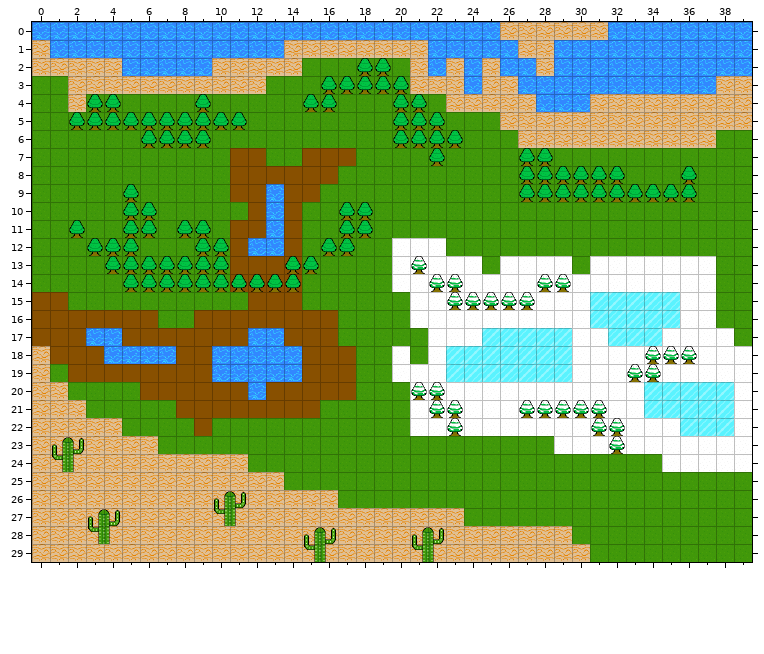
Tiled map -- Tiled/background.tmx. That is the earlier state.
Cells are 32x32 px. Shown: x 0..39, y 0..29.
The same view after the edit:
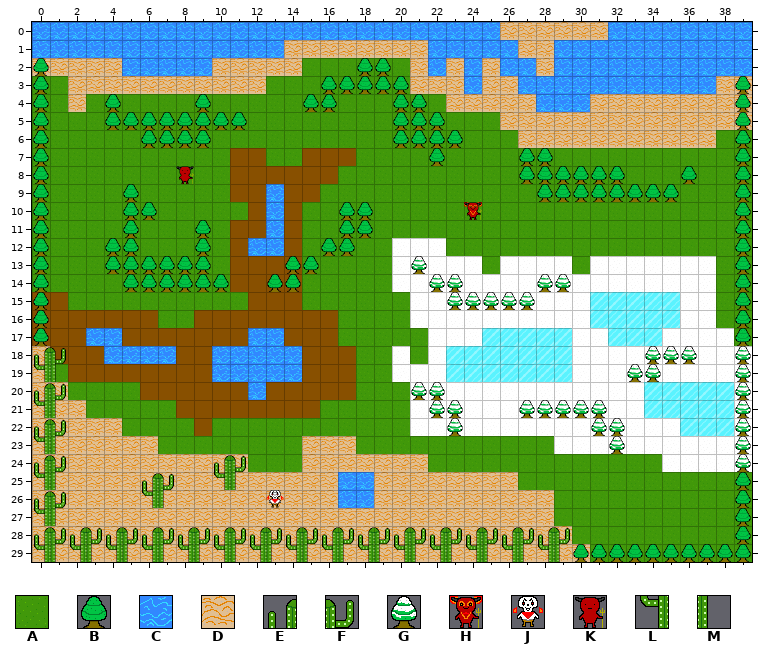
Key: from "Spritesheetv2": A 0, B 1, C 5, D 6, E 13, F 14, G 34, H 36 "demonking", J 37 "skeleton", K 38 "demon", L 45, M 46.
_ is an empty cell.
Tiles of an added or newly shown layer are drawn over the layers below it.
From old to new:
{"where": "layer \"background\""}
{"y":23,"x":15,"old":"AAA","new":"DDD"}
{"y":24,"x":15,"old":"AAAAAAA","new":"DDDDDDD"}
{"y":25,"x":14,"old":"AAAAAAAAAAAAA","new":"DDDCCDDDDDDDD"}
{"y":26,"x":17,"old":"AAAAAAAAAAAA","new":"CCDDDDDDDDDD"}
{"y":27,"x":24,"old":"AAAAA","new":"DDDDD"}
{"where": "layer \"terrain\""}
{"y":1,"x":0,"old":"_","new":"C"}
{"y":2,"x":0,"old":"_","new":"B"}
{"y":3,"x":0,"old":"_","new":"B"}
{"y":3,"x":39,"old":"_","new":"B"}
{"y":4,"x":0,"old":"_","new":"B"}
{"y":4,"x":3,"old":"B","new":"_"}
{"y":4,"x":39,"old":"_","new":"B"}
{"y":5,"x":0,"old":"_","new":"B"}
{"y":5,"x":2,"old":"BB","new":"__"}
{"y":5,"x":39,"old":"_","new":"B"}
{"y":6,"x":0,"old":"_","new":"B"}
{"y":6,"x":39,"old":"_","new":"B"}
{"y":7,"x":0,"old":"_","new":"B"}
{"y":7,"x":39,"old":"_","new":"B"}
{"y":8,"x":0,"old":"_","new":"B"}
{"y":8,"x":39,"old":"_","new":"B"}
{"y":9,"x":0,"old":"_","new":"B"}
{"y":9,"x":27,"old":"B","new":"_"}
{"y":9,"x":36,"old":"B","new":"_"}
{"y":9,"x":39,"old":"_","new":"B"}
{"y":10,"x":0,"old":"_","new":"B"}
{"y":10,"x":39,"old":"_","new":"B"}
{"y":11,"x":0,"old":"_","new":"B"}
{"y":11,"x":2,"old":"B","new":"_"}
{"y":11,"x":6,"old":"B","new":"_"}
{"y":11,"x":8,"old":"B","new":"_"}
{"y":11,"x":39,"old":"_","new":"B"}
{"y":12,"x":0,"old":"_","new":"B"}
{"y":12,"x":3,"old":"B","new":"_"}
{"y":12,"x":10,"old":"B","new":"_"}
{"y":12,"x":39,"old":"_","new":"B"}
{"y":13,"x":0,"old":"_","new":"B"}
{"y":13,"x":10,"old":"B","new":"_"}
{"y":13,"x":39,"old":"_","new":"B"}
{"y":14,"x":0,"old":"_","new":"B"}
{"y":14,"x":11,"old":"BB","new":"__"}
{"y":14,"x":39,"old":"_","new":"B"}
{"y":15,"x":0,"old":"_","new":"B"}
{"y":15,"x":39,"old":"_","new":"B"}
{"y":16,"x":0,"old":"_","new":"B"}
{"y":16,"x":39,"old":"_","new":"B"}
{"y":17,"x":0,"old":"_","new":"B"}
{"y":17,"x":39,"old":"_","new":"B"}
{"y":18,"x":0,"old":"__","new":"EF"}
{"y":18,"x":39,"old":"_","new":"G"}
{"y":19,"x":0,"old":"__","new":"LM"}
{"y":19,"x":39,"old":"_","new":"G"}
{"y":20,"x":0,"old":"__","new":"EF"}
{"y":20,"x":39,"old":"_","new":"G"}
{"y":21,"x":0,"old":"__","new":"LM"}
{"y":21,"x":39,"old":"_","new":"G"}
{"y":22,"x":0,"old":"__","new":"EF"}
{"y":22,"x":39,"old":"_","new":"G"}
{"y":23,"x":0,"old":"_EF","new":"LM_"}
{"y":23,"x":39,"old":"_","new":"G"}
{"y":24,"x":0,"old":"_LM","new":"EF_"}
{"y":24,"x":10,"old":"__","new":"EF"}
{"y":24,"x":39,"old":"_","new":"G"}
{"y":25,"x":0,"old":"__","new":"LM"}
{"y":25,"x":6,"old":"__","new":"EF"}
{"y":25,"x":10,"old":"__","new":"LM"}
{"y":25,"x":39,"old":"_","new":"B"}
{"y":26,"x":0,"old":"__","new":"EF"}
{"y":26,"x":6,"old":"__","new":"LM"}
{"y":26,"x":10,"old":"EF","new":"__"}
{"y":26,"x":39,"old":"_","new":"B"}
{"y":27,"x":0,"old":"__","new":"LM"}
{"y":27,"x":3,"old":"EF","new":"__"}
{"y":27,"x":10,"old":"LM","new":"__"}
{"y":27,"x":39,"old":"_","new":"B"}
{"y":28,"x":0,"old":"___LM__________EF____EF_______","new":"EFEFEFEFEFEFEFEFEFEFEFEFEFEFEF"}
{"y":28,"x":39,"old":"_","new":"B"}
{"y":29,"x":0,"old":"_______________LM____LM_________________","new":"LMLMLMLMLMLMLMLMLMLMLMLMLMLMLMBBBBBBBBBB"}
{"where": "layer \"chars\" (added)"}
{"y":8,"x":8,"old":"_","new":"K"}
{"y":10,"x":24,"old":"_","new":"H"}
{"y":26,"x":13,"old":"_","new":"J"}
